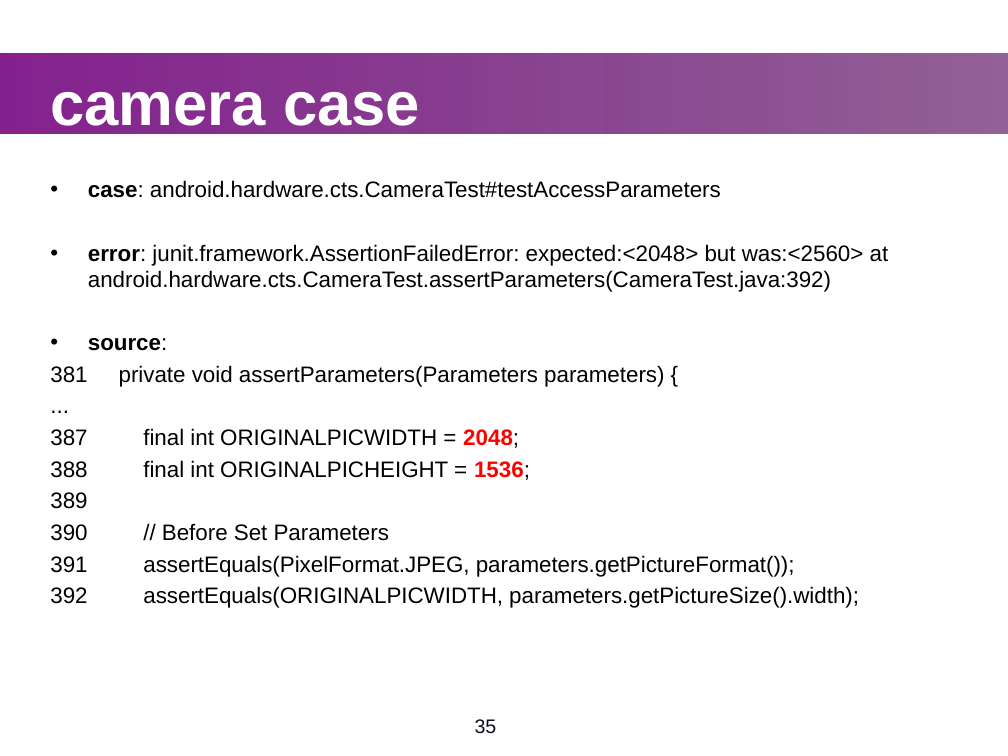
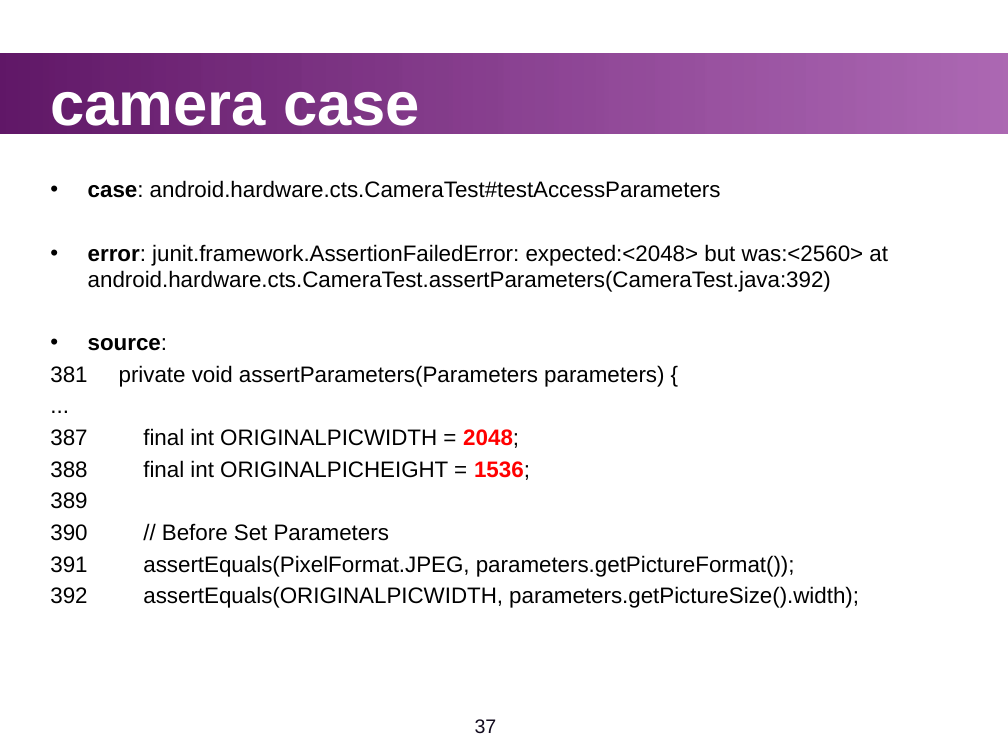
Before and after one commit to widerules/system-information, a slide deck: slide 37 of cts/CTS-training.ppt (slide 35 before the commit). Drawn at 1008x756 pixels with LibreOffice and Linux fonts; fonts in the diff are those of the drawing; background and template pictures are left out. Boxes give left, top, right and bottom in pixels: in the first picture for what was removed or moved away, otherwise in the second. Text is boxed around its words. In the diff, an @@ line names an element or a change of style, - is before the commit and + after.

```diff
--- a/cts/CTS-training.ppt
+++ b/cts/CTS-training.ppt
@@ rectangle at [0, 53, 1008, 133]: fill gradient #85218F to #611868 to gradient #611868 to #85218F @@
@@ page number at [475, 719, 497, 734]: text changed @@
-35
+37
```
Also in this commit, not shown: 38 other slides changed, 2 slides added.
